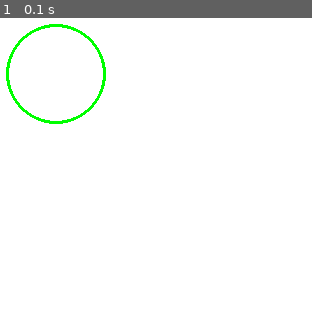
Above: before the commit, frame 1.
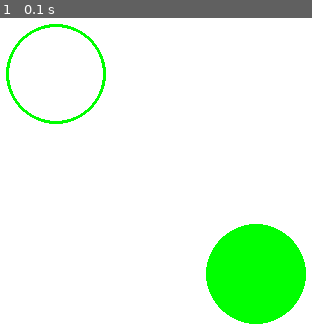
Above: after the commit, the same moment.

Repository: Dogunyemi1108/python
Game: pygame game, started from circle.py
Two runs of this game, one before a commit and one after it. Both use one fixed random seed, a clock stepped at 60 frames per second and the inputs below.
Inputs:
- Up to frame 1 (0.1 s): no input

The runs differ from the first frame. In frame 1, 8.0% of the frame differs, in the area x 66-99%, y 66-99%.

Commit message:
circle.py

Diff:
--- a/circle.py
+++ b/circle.py
@@ -9,6 +9,7 @@
 Green = (0,255,0)
 #Draw the solid circle
 pygame.draw.circle(window,Green,(100,100),50,3)
+pygame.draw.circle(window,Green,(300,300),50)
 #Draws the surface object to the screen.
 pygame.display.update()
 #Game loop
